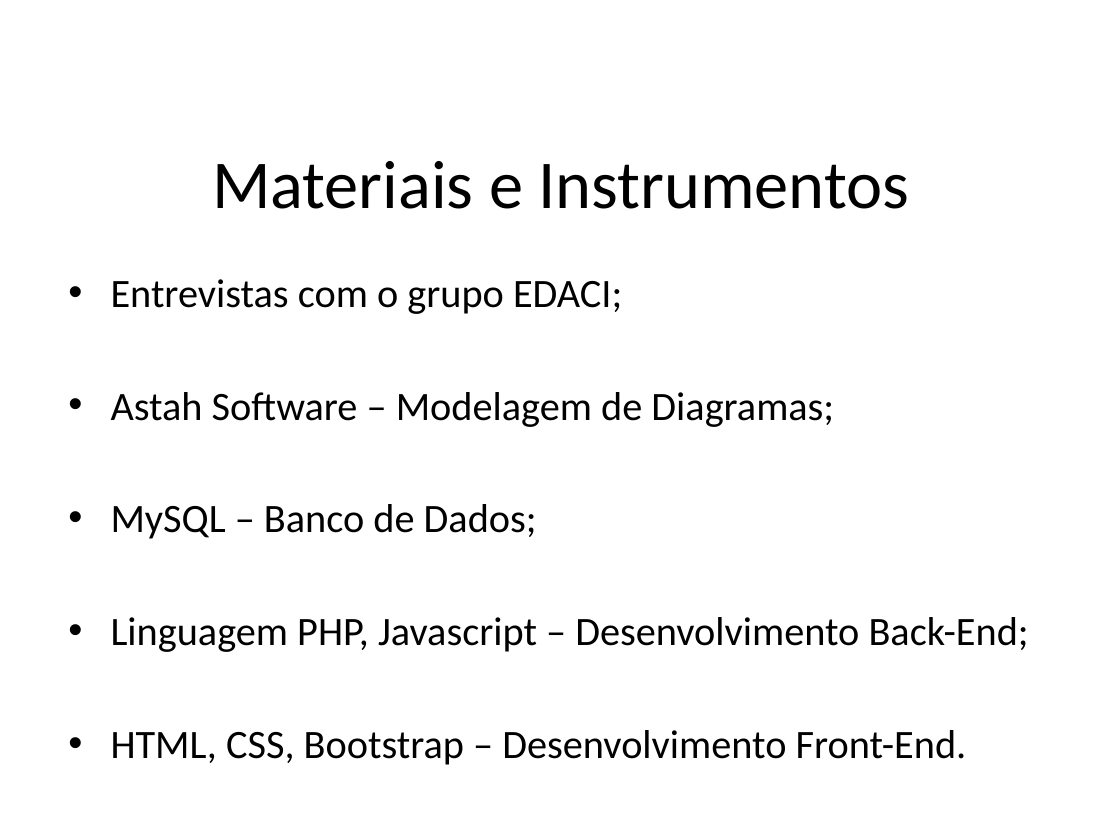
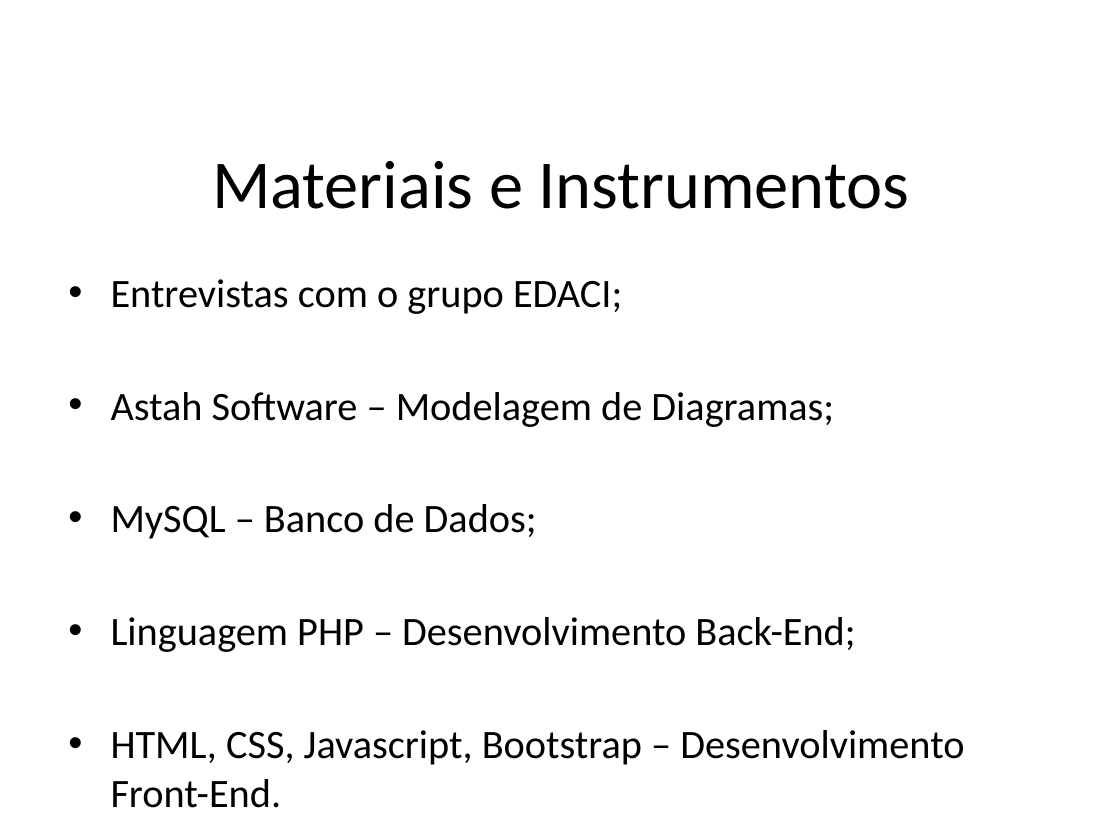
Before and after one commit to vivangola/TG-EDACI, a slide deck: slide 4 of QUALI.pptx. Drawn at 1120x840 pixels with LibreOffice and Linux fonts; fonts in the diff are those of the drawing; background and template pictures are left out. Boxes give left, top, right and bottom in pixels: in the first picture for what was removed or moved away, otherwise in the second. Text is boxed around its words. In the diff, an @@ line names an element or a change of style, - is before the commit and + after.

```diff
--- a/QUALI.pptx
+++ b/QUALI.pptx
@@ text at <box>111,617,964,765</box>: text changed @@
-• Linguagem PHP, Javascript – Desenvolvimento Back-End;
-• HTML, CSS, Bootstrap – Desenvolvimento Front-End.
+• Linguagem PHP – Desenvolvimento Back-End;
+• HTML, CSS, Javascript, Bootstrap – Desenvolvimento Front-End.
```
Also in this commit, not shown: 1 other slide changed, 1 slide added, 1 slide removed, 3 other files.
